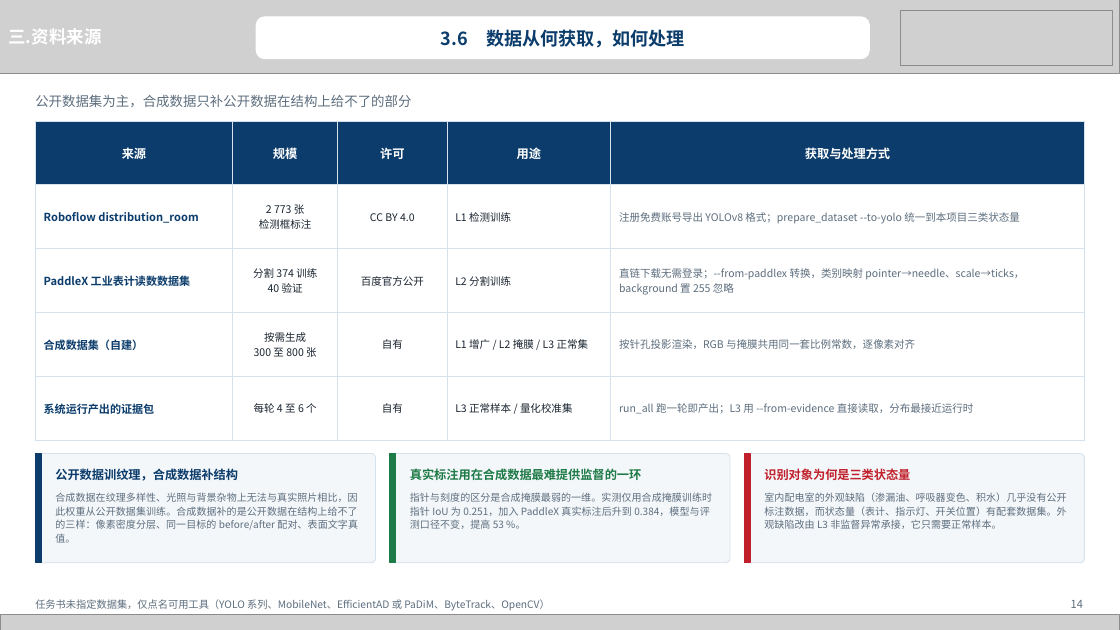
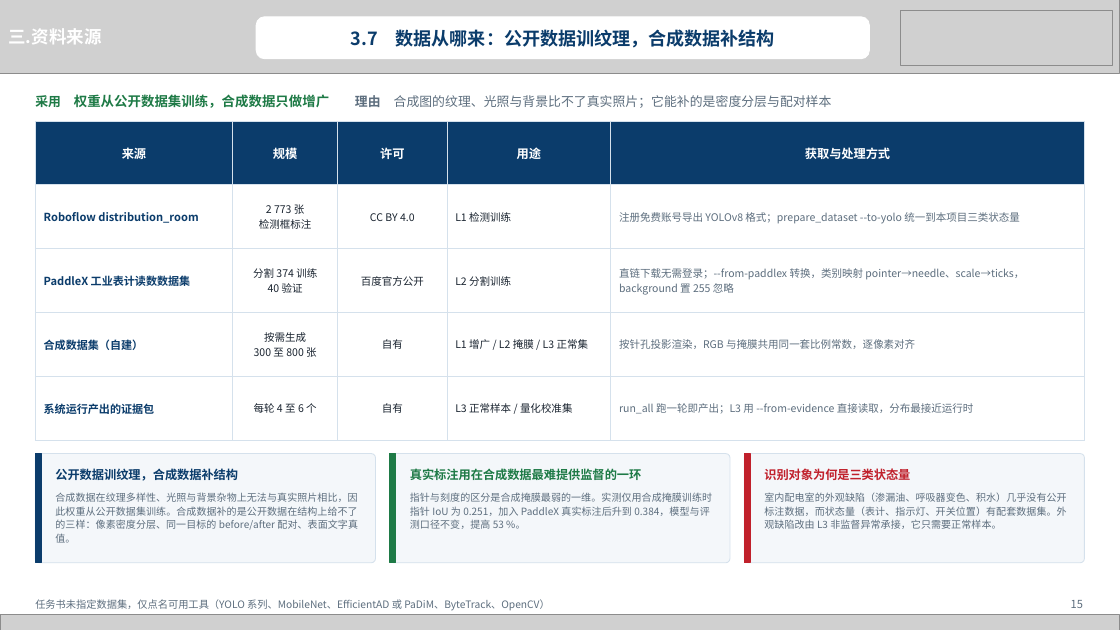
Before and after one commit to heizitalk666/2026summer, a slide deck: slide 15 of deliverables/中期答辩.pptx (slide 14 before the commit). Drawn at 1120x630 pixels with LibreOffice and Linux fonts; fonts in the diff are those of the drawing; grey boxes stand for pictures. Boxes give left, top, right and bottom in pixels: in the first picture for what was removed or moved away, otherwise in the second. Text is boxed around its words. In the diff, an @@ line names an element or a change of style, - is before the commit and + after.

```diff
--- a/deliverables/中期答辩.pptx
+++ b/deliverables/中期答辩.pptx
@@ text at (351, 29, 775, 48): text changed @@
-3.6 数据从何获取，如何处理
+3.7 数据从哪来：公开数据训纹理，合成数据补结构
@@ text at (35, 94, 832, 108): text changed; size 11.5 to 11 pt @@
-公开数据集为主，合成数据只补公开数据在结构上给不了的部分
+采用 权重从公开数据集训练，合成数据只做增广 理由 合成图的纹理、光照与背景比不了真实照片；它能补的是密度分层与配对样本
@@ text at (1071, 600, 1083, 608): text changed @@
-14
+15
```
Also in this commit, not shown: 17 other slides changed, 1 slide added, 4 other files.
